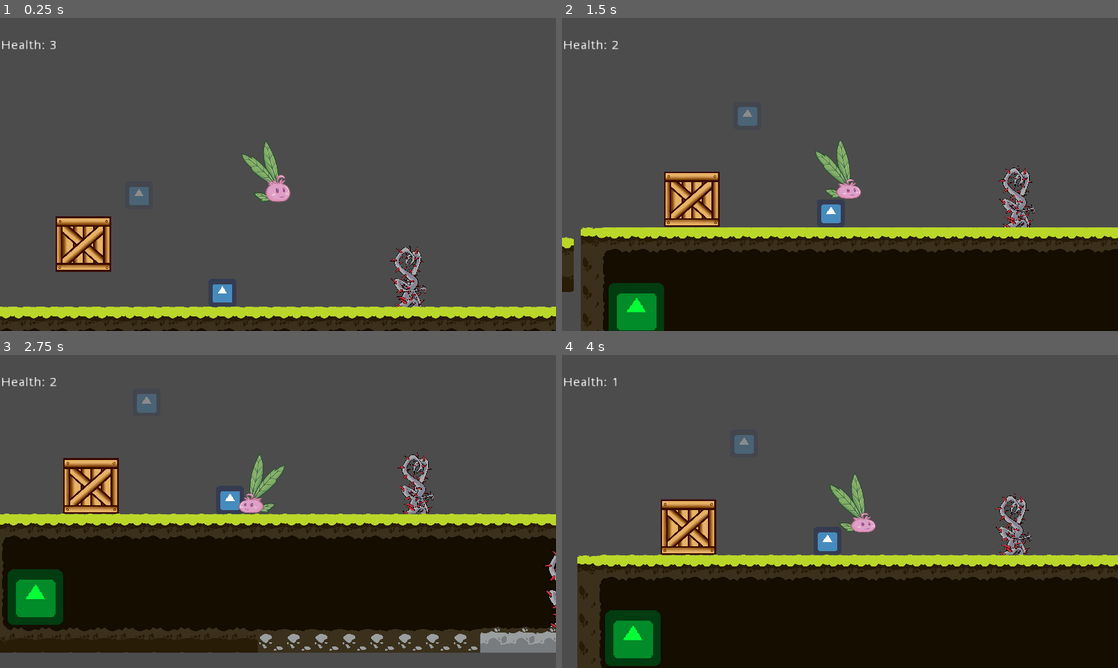
Above: before the commit, frames 1-4 (two rows, left to right).
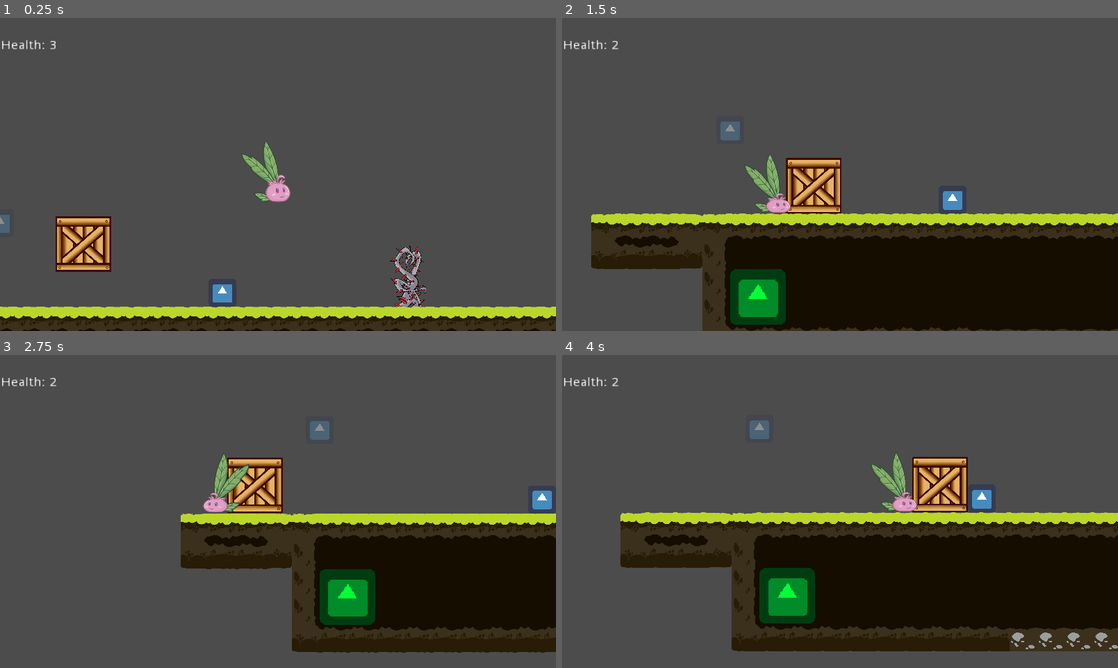
Above: after the commit, the same moments.

Repository: DamianKoch1/OnionsAdventure
Game: Godot game, scene res://Worlds/World1.tscn
Same seed, same stepped clock (60 frames per second), same inputs: the game is played once before the commit and once after it. The engine's default icon, where the game draws it, is replaced by a stand-in: a white triangle on a blue panel in a dark square.
Inputs:
- Up to frame 1 (0.25 s): no input
- Up to frame 2 (1.5 s): hold Right (ui_right) from 0.53 s (still down); tap Space (jump) at 0.77 s
- Up to frame 3 (2.75 s): tap Space (jump) at 1.52 s; release Right (ui_right) at 2.03 s; hold Left (ui_left) from 2.03 s (still down)
- Up to frame 4 (4 s): release Left (ui_left) at 2.78 s; hold Right (ui_right) from 2.78 s (still down); tap Space (jump) at 3.02, 3.77 s

The runs differ from the first frame. In frame 1, 0.3% of the frame differs, in the area x 0-27%, y 54-69%; in frame 2, 23%; in frame 3, 31%; in frame 4, 38%, in the area x 2-100%, y 7-100%.

Commit message:
checkpoints

Diff:
--- /dev/null
+++ b/Objects/Checkpoint/Checkpoint.gd
@@ -0,0 +1,8 @@
+extends Area2D
+
+onready var spawnpoint = get_parent().find_node("Spawnpoint")
+
+func _on_Checkpoint_body_entered(body):
+	if body.name == "Onion":
+		spawnpoint.global_position = global_position
+		queue_free()
--- /dev/null
+++ b/Objects/Checkpoint/Checkpoint.tscn
@@ -0,0 +1,36 @@
+[gd_scene load_steps=4 format=2]
+
+[ext_resource path="res://Objects/Checkpoint/Checkpoint.gd" type="Script" id=1]
+[ext_resource path="res://icon.png" type="Texture" id=2]
+
+[sub_resource type="RectangleShape2D" id=1]
+
+custom_solver_bias = 0.0
+extents = Vector2( 32, 936.576 )
+
+[node name="Checkpoint" type="Area2D"]
+
+modulate = Color( 0.637146, 1, 0.433594, 1 )
+position = Vector2( 16, 16 )
+scale = Vector2( 0.5, 0.5 )
+input_pickable = true
+gravity_vec = Vector2( 0, 1 )
+gravity = 98.0
+linear_damp = 0.1
+angular_damp = 1.0
+audio_bus_override = false
+audio_bus_name = "Master"
+script = ExtResource( 1 )
+_sections_unfolded = [ "Visibility" ]
+
+[node name="CollisionShape2D" type="CollisionShape2D" parent="." index="0"]
+
+position = Vector2( 0, -256.818 )
+scale = Vector2( 1, 0.443623 )
+shape = SubResource( 1 )
+
+[node name="Sprite" type="Sprite" parent="." index="1"]
+
+texture = ExtResource( 2 )
+
+[connection signal="body_entered" from="." to="." method="_on_Checkpoint_body_entered"]
--- a/Player/Onion.tscn
+++ b/Player/Onion.tscn
@@ -19,7 +19,7 @@
 radius = 17.613
 height = 34.0682
 
-[node name="Onion" type="KinematicBody2D"]
+[node name="Onion" type="KinematicBody2D" index="0"]
 
 position = Vector2( 16, 16 )
 scale = Vector2( 0.5, 0.5 )
--- a/Player/Player.gd
+++ b/Player/Player.gd
@@ -123,7 +123,8 @@
 		attachTo(worldNode)
 
 func attachTo(obj):
-	var transf = get_global_transform()
-	get_parent().remove_child(self)
-	obj.add_child(self)
-	set_global_transform(transf)
+	if obj.get_class() != "Area2D":
+		var transf = get_global_transform()
+		get_parent().remove_child(self)
+		obj.add_child(self)
+		set_global_transform(transf)
--- a/Worlds/World1.tscn
+++ b/Worlds/World1.tscn
@@ -15,6 +15,7 @@
 [ext_resource path="res://Assets/asset_vine_thorns_1.png" type="Texture" id=13]
 [ext_resource path="res://Objects/Rope/Rope.tscn" type="PackedScene" id=14]
 [ext_resource path="res://Objects/Box/Box.tscn" type="PackedScene" id=15]
+[ext_resource path="res://Objects/Checkpoint/Checkpoint.tscn" type="PackedScene" id=16]
 
 [sub_resource type="RectangleShape2D" id=1]
 
@@ -147,11 +148,12 @@
 
 [node name="State2" parent="EarthStone3" index="2"]
 
-position = Vector2( -352, 32 )
+position = Vector2( -352, -32 )
 scale = Vector2( 3.2, 3.2 )
 
 [node name="EarthStone5" type="Node2D" parent="." index="8"]
 
+editor/display_folded = true
 position = Vector2( -64, 288 )
 script = ExtResource( 7 )
 _sections_unfolded = [ "Transform" ]
@@ -219,7 +221,7 @@
 
 z_index = -3
 z_as_relative = false
-tile_data = PoolIntArray( 24, 12, 0, 25, 13, 0, 26, 13, 0, 2 …(65 unchanged characters)… -1610612726, 0, 32, -1610612726, 0, 33, 0, 0, 34, 13, 0, 35, 13, 0, 36, 13, 0, 37 …(11458 unchanged characters)…
+tile_data = PoolIntArray( 24, 12, 0, 25, 13, 0, 26, 13, 0, 2 …(65 unchanged characters)… -1610612726, 0, 32, -1610612726, 0, 33, 12, 0, 34, 13, 0, 35, 13, 0, 36, 13, 0, 37 …(11458 unchanged characters)…
 _sections_unfolded = [ "Cell", "Transform", "Z Index" ]
 
 [node name="Camera" parent="." index="10" instance=ExtResource( 10 )]
@@ -231,7 +233,7 @@
 
 [node name="Spawnpoint" parent="." index="11" instance=ExtResource( 11 )]
 
-position = Vector2( 192, 128 )
+position = Vector2( 32, 160 )
 
 [node name="DamagingObstacle" parent="." index="12" instance=ExtResource( 12 )]
 
@@ -276,6 +278,10 @@
 [node name="Box" parent="." index="15" instance=ExtResource( 15 )]
 
 position = Vector2( 128, 160 )
+
+[node name="Checkpoint" parent="." index="16" instance=ExtResource( 16 )]
+
+position = Vector2( 832, -64 )
 
 [connection signal="body_entered" from="EarthStone5/EarthStone/EarthStoneTrigger" to="EarthStone5" method="_on_EarthStoneTrigger_body_entered"]
 
--- a/Worlds/WorldTemplate.tscn
+++ b/Worlds/WorldTemplate.tscn
@@ -1,9 +1,10 @@
-[gd_scene load_steps=5 format=2]
+[gd_scene load_steps=6 format=2]
 
 [ext_resource path="res://Objects/Goal/Goal.tscn" type="PackedScene" id=1]
 [ext_resource path="res://Player/Onion.tscn" type="PackedScene" id=2]
 [ext_resource path="res://Assets/FinishedTileSet.tscn" type="PackedScene" id=3]
 [ext_resource path="res://Player/Camera.tscn" type="PackedScene" id=4]
+[ext_resource path="res://Objects/Spawnpoint/Spawnpoint.tscn" type="PackedScene" id=5]
 
 [node name="Node2D" type="Node2D"]
 
@@ -18,3 +19,7 @@
 [node name="TileMap" parent="." index="2" instance=ExtResource( 3 )]
 
 [node name="Camera" parent="." index="3" instance=ExtResource( 4 )]
+
+[node name="Spawnpoint" parent="." index="4" instance=ExtResource( 5 )]
+
+position = Vector2( -32, 32 )
Not shown: 1 places in Worlds/World1.tscn that only renumber resources
